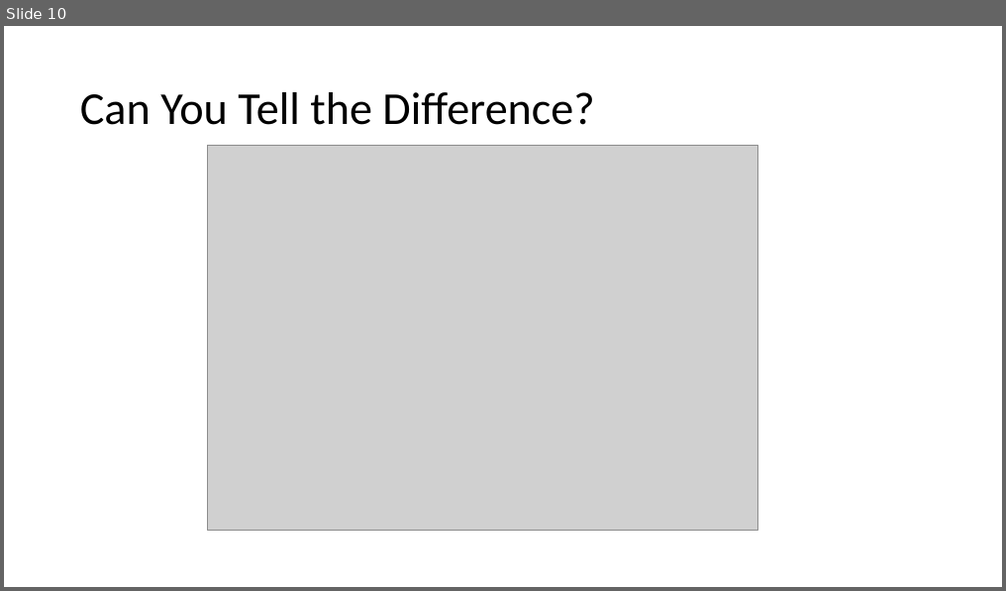
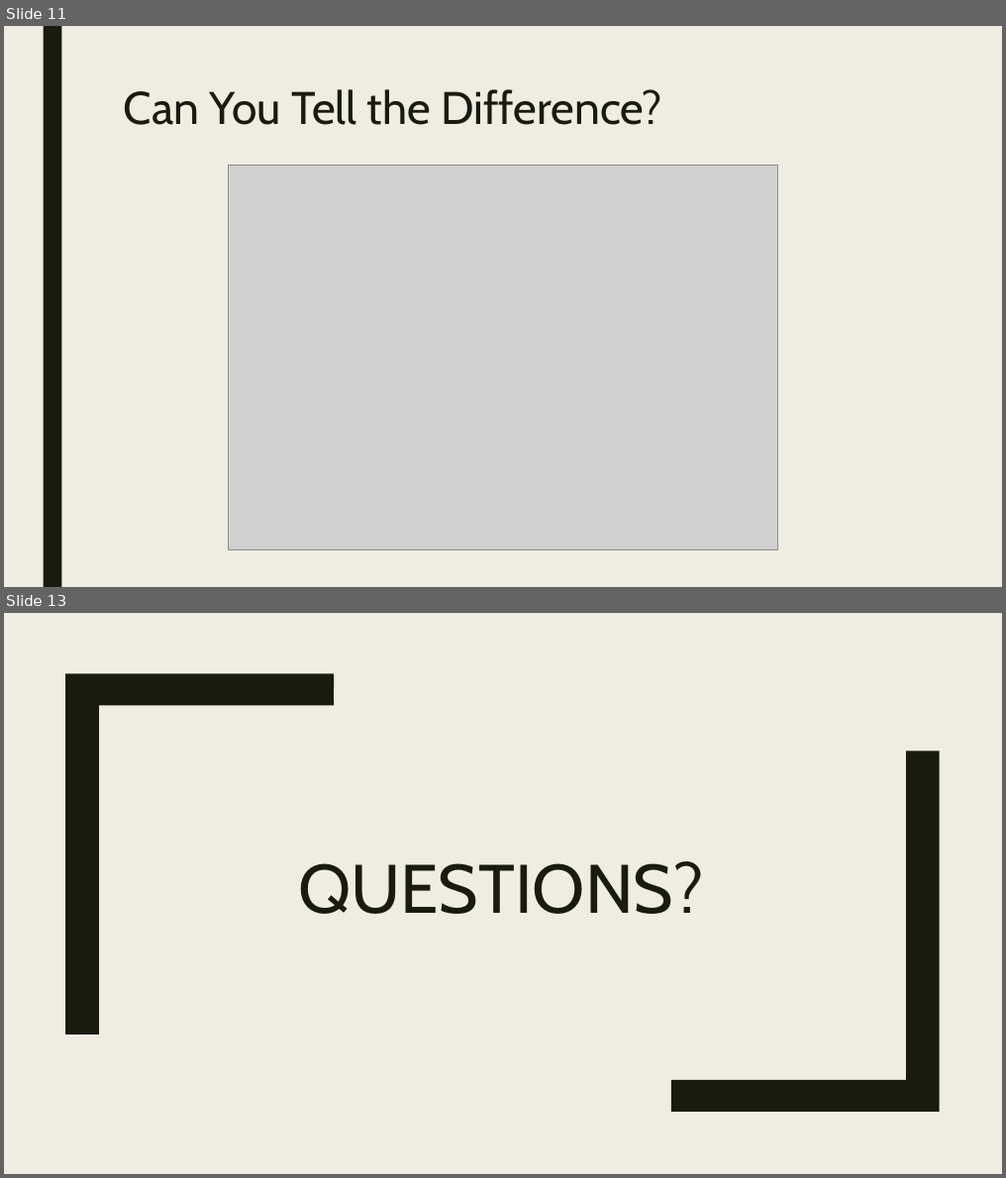
Before and after one commit to htappa/CNN-ImageClassification, a slide deck: Final-Group-Presentation/Group4ProjectPresentation.pptx. Shown one above the other, each under a label of ours: slide 10 before the commit, slides 11 and 13 after it; the slides between them are not shown. The pictures are 1006x591 and 1006x1178 pixels, drawn with LibreOffice and Linux fonts; fonts in the diff are those of the drawing; grey boxes stand for pictures. Boxes give left, top, right and bottom in pixels: in the first picture for what was removed or moved away, otherwise in the second. Text is boxed around its words. In the diff, an @@ line names an element or a change of style, - is before the commit and + after.

```diff
--- a/Final-Group-Presentation/Group4ProjectPresentation.pptx
+++ b/Final-Group-Presentation/Group4ProjectPresentation.pptx
@@ slide 13 added at box(4, 613, 1002, 1174), background #EFEDE3; not listed: 1 template element that a slide beside it also shows @@
@@ rectangle added at box(4, 613, 1002, 1174), fill #EFEDE3 @@
@@ freeform shape added at box(65, 673, 334, 1035), fill #191B0E @@
@@ freeform shape added at box(672, 751, 940, 1112), fill #191B0E @@
@@ rectangle added at box(607, 796, 659, 977), fill #EFEDE3 @@
@@ title added at box(298, 861, 704, 914), 66 pt, text #191B0E @@
+QUESTIONS?
@@ what was slide 10 is now slide 11 @@
@@ slide 11 changed as well @@
@@ background #FFFFFF to #EFEDE3 @@
@@ rectangle added at box(43, 26, 61, 587), fill #191B0E @@
@@ title "Can You Tell the Difference?": place and size @@
-title "Can You Tell the Difference?" at box(80, 92, 594, 125)
+title "Can You Tell the Difference?" at box(124, 89, 663, 125)
@@ title "Can You Tell the Difference?" at box(124, 89, 663, 125): font Calibri to Cabin, text colour #000000 to #191B0E; line spacing 0.9 to 0.89; vertical alignment middle to top @@
@@ picture: place and size @@
-picture at box(208, 145, 757, 531)
+picture at box(228, 165, 778, 550)
```
Also in this commit, not shown: 8 other slides changed, 3 other slides added, 2 slides removed, 1 other file.
